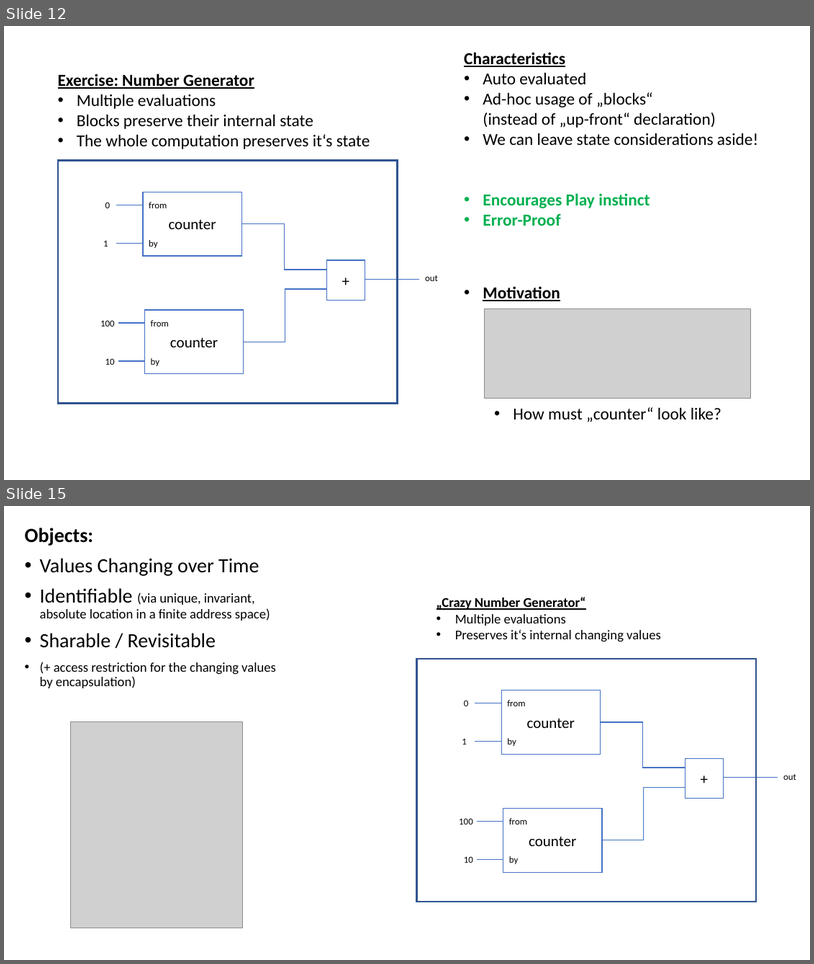
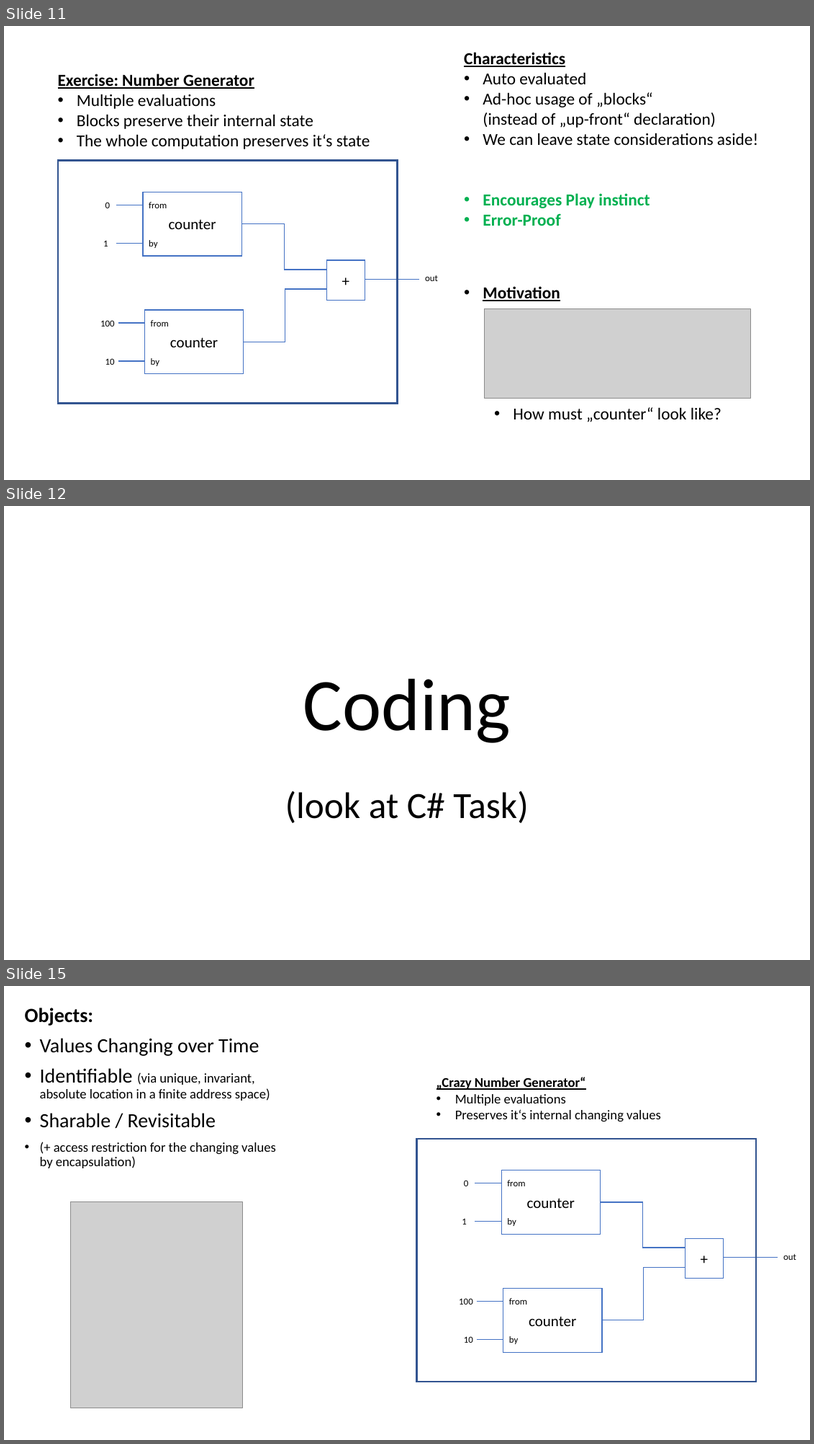
Before and after one commit to RonaldSchlenker/ReactIn200LoC, a slide deck: v2/Presentation.pptx. Shown one above the other, each under a label of ours: slides 12 and 15 before the commit, slides 11, 12 and 15 after it; the slides between them are not shown. The pictures are 814x964 and 814x1444 pixels, drawn with LibreOffice and Linux fonts; fonts in the diff are those of the drawing; grey boxes stand for pictures. Boxes give left, top, right and bottom in pixels: in the first picture for what was removed or moved away, otherwise in the second. Text is boxed around its words. In the diff, an @@ line names an element or a change of style, - is before the commit and + after.

```diff
--- a/v2/Presentation.pptx
+++ b/v2/Presentation.pptx
@@ slide 12 added at (x1=4, y1=506, x2=810, y2=960), background #FFFFFF @@
@@ title added at (x1=286, y1=678, x2=529, y2=823), 44 pt, text #000000 @@
+Coding
+(look at C# Task)
@@ what was slide 12 is now slide 11 @@
```
Also in this commit, not shown: 2 slides changed, 1 slide removed.
